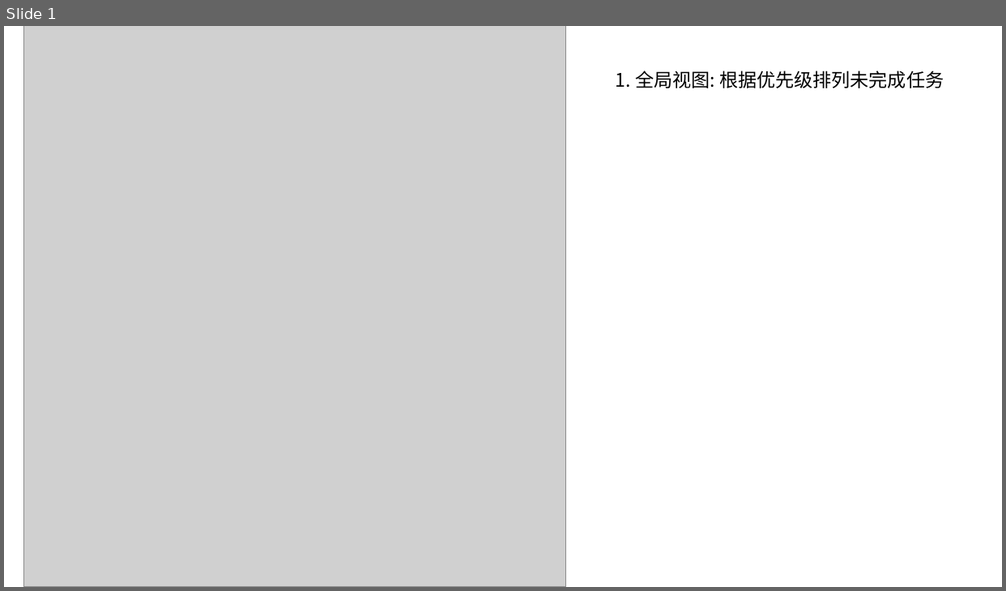
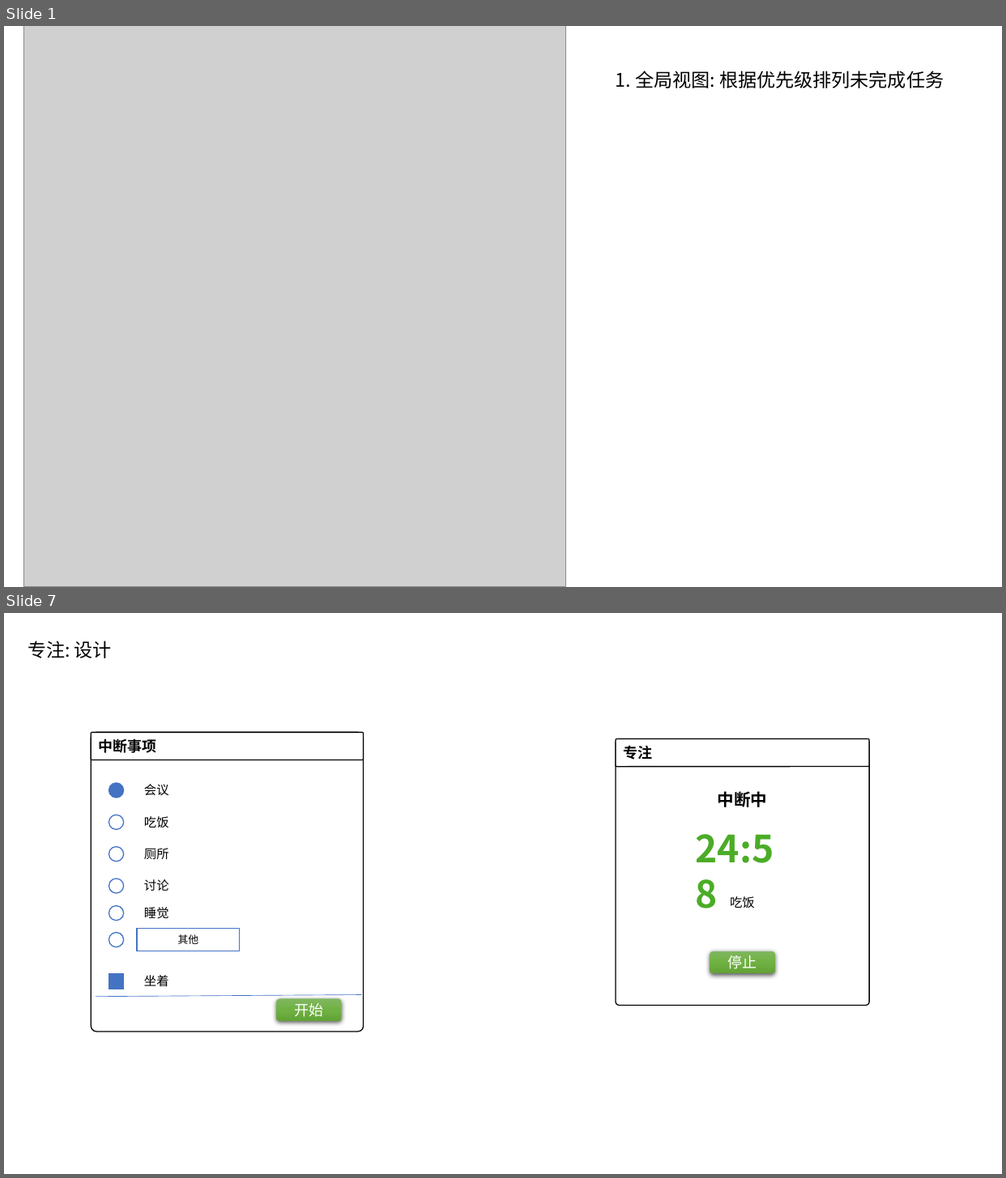
Before and after one commit to featzhang/flake-todo, a slide deck: docs/design/design-20210219.pptx. Shown one above the other, each under a label of ours: slide 1 before the commit, slides 1 and 7 after it; the slides between them are not shown. The pictures are 1006x591 and 1006x1178 pixels, drawn with LibreOffice and Linux fonts; fonts in the diff are those of the drawing; grey boxes stand for pictures. Boxes give left, top, right and bottom in pixels: in the first picture for what was removed or moved away, otherwise in the second. Text is boxed around its words. In the diff, an @@ line names an element or a change of style, - is before the commit and + after.

```diff
--- a/docs/design/design-20210219.pptx
+++ b/docs/design/design-20210219.pptx
@@ slide 7 added at box(4, 613, 1002, 1174), background #FFFFFF @@
@@ text added at box(27, 641, 112, 658), 18 pt, text #000000 @@
+专注: 设计
@@ rounded rectangle added at box(91, 733, 364, 1033), fill #FFFFFF, outline #000000 1 pt @@
@@ rounded rectangle added at box(91, 733, 364, 760), fill #FFFFFF, outline #000000 1 pt, 14 pt, text #000000, bold @@
+中断事项
@@ rounded rectangle added at box(616, 739, 869, 1005), fill #FFFFFF, outline #000000 1 pt @@
@@ rounded rectangle added at box(616, 739, 869, 766), fill #FFFFFF, outline #000000 1 pt, 14 pt, text #000000, bold @@
+专注
@@ ellipse added at box(108, 783, 124, 798), fill #4573C4, outline #4472C4 1 pt @@
@@ text added at box(144, 784, 169, 795), 12 pt, text #000000 @@
+会议
@@ text added at box(718, 791, 767, 807), 16 pt, text #000000, bold @@
+中断中
@@ ellipse added at box(108, 815, 124, 830), fill #FFFFFF, outline #4472C4 1 pt @@
@@ text added at box(144, 816, 169, 828), 12 pt, text #000000 @@
+吃饭
@@ ellipse added at box(108, 846, 124, 862), fill #FFFFFF, outline #4472C4 1 pt @@
@@ text added at box(144, 848, 169, 860), 12 pt, text #000000 @@
+厕所
@@ text added at box(696, 834, 774, 863), 36 pt, text #4BAC27, bold @@
+24:58
@@ ellipse added at box(108, 879, 124, 894), fill #FFFFFF, outline #4472C4 1 pt @@
@@ text added at box(144, 879, 169, 891), 12 pt, text #000000 @@
+讨论
@@ text added at box(730, 897, 755, 908), 12 pt, text #000000 @@
+吃饭
@@ ellipse added at box(108, 905, 124, 921), fill #FFFFFF, outline #4472C4 1 pt @@
@@ text added at box(144, 907, 169, 919), 12 pt, text #000000 @@
+睡觉
@@ ellipse added at box(108, 933, 124, 948), fill #FFFFFF, outline #4472C4 1 pt @@
@@ rectangle added at box(137, 929, 239, 952), fill #FFFFFF, outline #4472C4 1 pt, 10 pt, text #000000 @@
+其他
@@ rounded rectangle added at box(710, 952, 775, 973), fill gradient #81B861 to #6FB242 to #62A336, 14 pt, text #FFFFFF @@
+停止
@@ rectangle added at box(108, 974, 124, 990), fill #4573C4, outline #4472C4 1 pt @@
@@ text added at box(144, 975, 169, 987), 12 pt, text #000000 @@
+坐着
@@ line added from (96, 997) to (362, 995), #4472C4 0.5 pt @@
@@ rounded rectangle added at box(276, 999, 342, 1022), fill gradient #81B861 to #6FB242 to #62A336, 14 pt, text #FFFFFF @@
+开始
```
Also in this commit, not shown: 1 slide changed, 6 other slides added, 2 slides removed, 31 other files.
